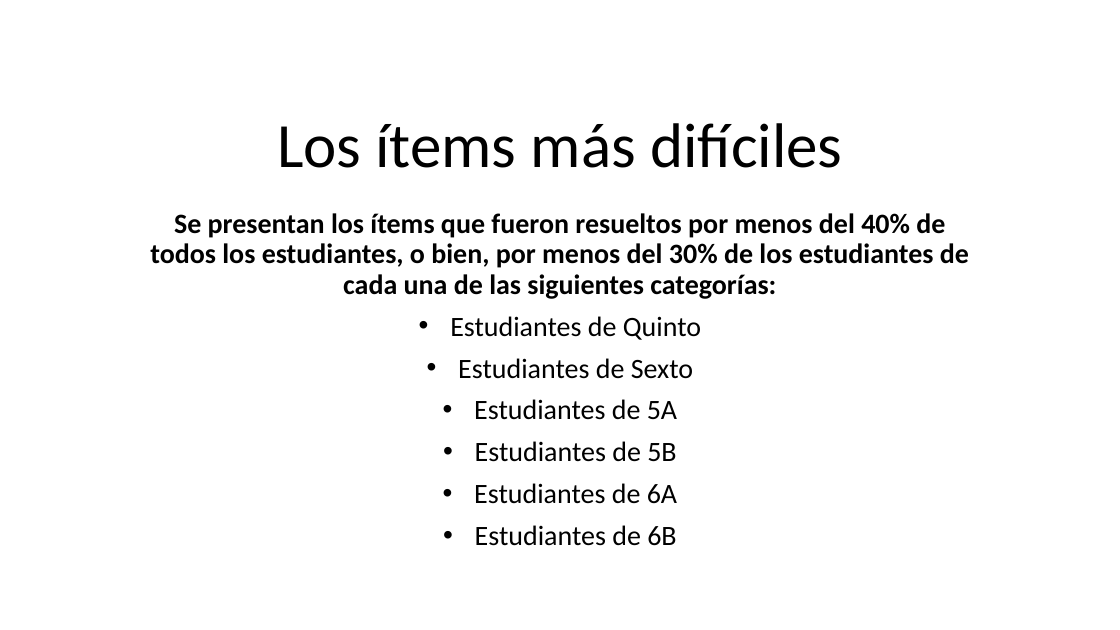
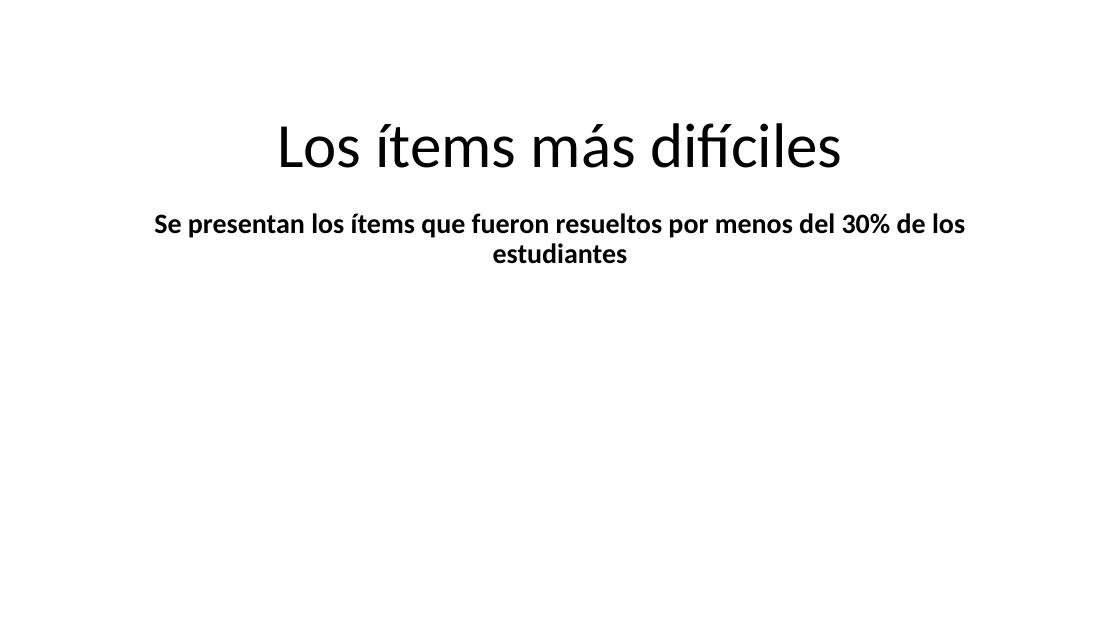
Before and after one commit to Adrifelcha/afchavez-019, a slide deck: slide 9 of Sandy-PrácticaDocente/Netza/Exploratorio_Resultados Generales.pptx. Drawn at 1120x630 pixels with LibreOffice and Linux fonts; fonts in the diff are those of the drawing. Boxes give left, top, right and bottom in pixels: in the first picture for what was removed or moved away, otherwise in the second. Text is boxed around its words. In the diff, an @@ line names an element or a change of style, - is before the commit and + after.

```diff
--- a/Sandy-PrácticaDocente/Netza/Exploratorio_Resultados Generales.pptx
+++ b/Sandy-PrácticaDocente/Netza/Exploratorio_Resultados Generales.pptx
@@ subtitle at (154,213,965,264): text changed @@
-Se presentan los ítems que fueron resueltos por menos del 40% de todos los estudiantes, o bien, por menos del 30% de los estudiantes de cada una de las siguientes categorías:
-• Estudiantes de Quinto
-• Estudiantes de Sexto
-• Estudiantes de 5A
-• Estudiantes de 5B
-• Estudiantes de 6A
-• Estudiantes de 6B
+Se presentan los ítems que fueron resueltos por menos del 30% de los estudiantes
```
Also in this commit, not shown: 11 other slides changed, 19 slides added, 6 slides removed, 12 other files.
